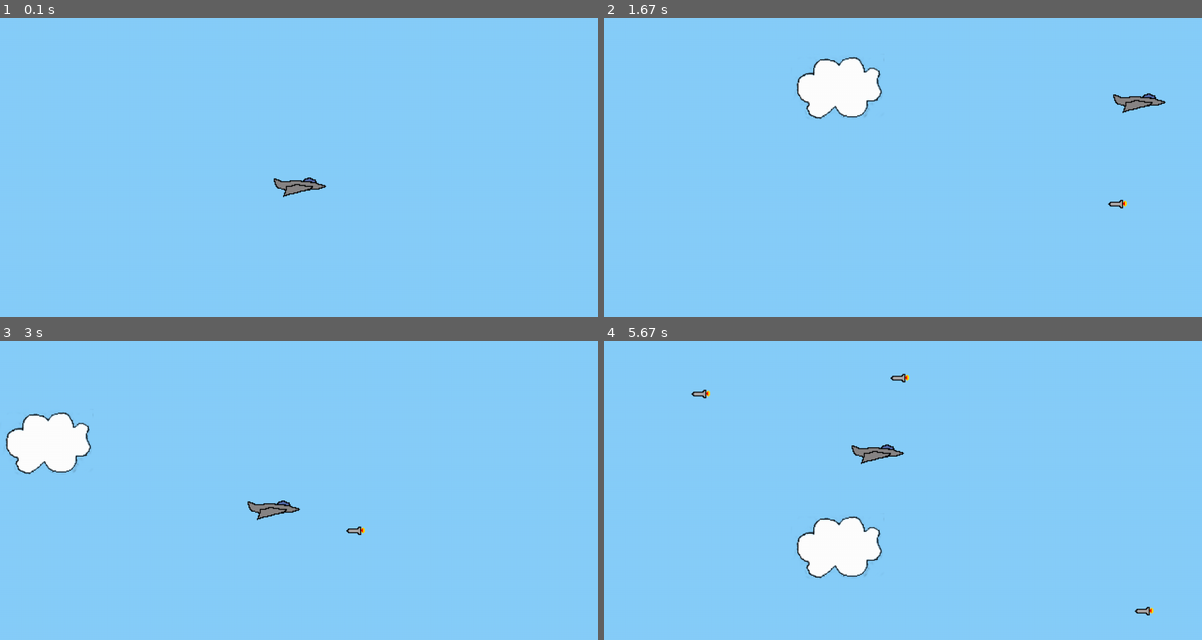
Above: before the commit, frames 1-4 (two rows, left to right).
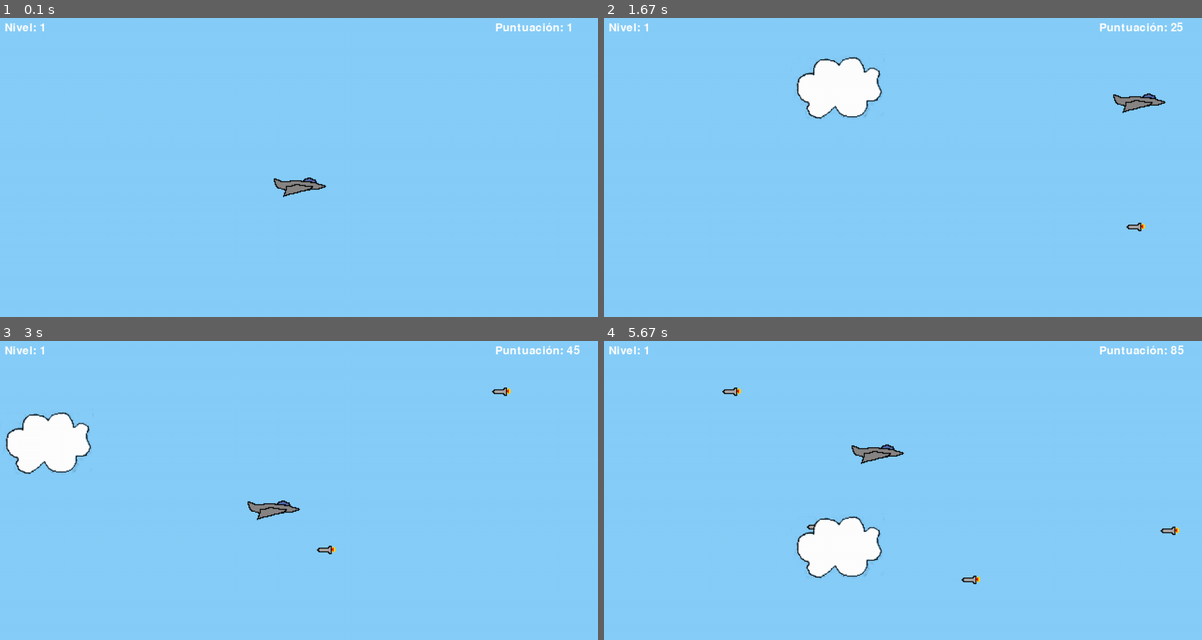
Above: after the commit, the same moments.

Repository: AinhoaAyoroa/Ayoroa_Ainhoa_DI2425
Game: pygame game, started from unidad1/pygame/main.py
The game is run twice, just before and just after one commit, with the same random seed, the same clock (stepped at 60 frames per second) and the same inputs.
Inputs:
- Up to frame 1 (0.1 s): no input
- Up to frame 2 (1.67 s): hold Right 0.33-0.8 s; hold Up 0.83-1.13 s; hold Right 1.17-1.63 s
- Up to frame 3 (3 s): hold Left 1.67-2.2 s; hold Down 2.23-2.53 s; hold Left 2.57-2.97 s
- Up to frame 4 (5.67 s): hold Up 3-3.37 s; hold Down 4.07-4.43 s; hold Left 4.47-4.93 s; hold Right 4.97-5.43 s; hold Up from 5.47 s (still down)

The runs differ from the first frame. In frame 1, 0.2% of the frame differs, in the area x 0-96%, y 1-5%; in frame 2, 0.4%; in frame 3, 0.5%; in frame 4, 0.7%, in the area x 0-97%, y 1-92%.

Commit message:
actualización pygame

Diff:
--- /dev/null
+++ b/unidad1/punt_max.txt
@@ -0,0 +1 @@
+3392
--- a/unidad1/pygame/cloud.py
+++ b/unidad1/pygame/cloud.py
@@ -7,15 +7,16 @@
         self.surf = pygame.image.load(cloud_image_path).convert_alpha()
         self.surf = pygame.transform.scale(self.surf,
             (int(self.surf.get_width() * scale_factor),
-             int(self.surf.get_height() * scale_factor)))  # Escalar la imagen de la nube
+             int(self.surf.get_height() * scale_factor)))
         self.rect = self.surf.get_rect(
             center=(
                 screen_width + 20,
                 random.randint(50, screen_height - 50)
             )
         )
+        self.speed = 40  # Definir la velocidad de las nubes
 
     def update(self):
-        self.rect.move_ip(-40, 0)
+        self.rect.move_ip(-self.speed, 0)
         if self.rect.right < 0:
             self.kill()
--- a/unidad1/pygame/enemy.py
+++ b/unidad1/pygame/enemy.py
@@ -2,20 +2,21 @@
 import random
 
 class Enemy(pygame.sprite.Sprite):
-    def __init__(self, missile_image_path, scale_factor, screen_width, screen_height):
+    def __init__(self, missile_image_path, scale_factor, screen_width, screen_height, level):
         super(Enemy, self).__init__()
         self.surf = pygame.image.load(missile_image_path).convert()
         self.surf.set_colorkey((255, 255, 255))
         self.surf = pygame.transform.scale(self.surf,
             (int(self.surf.get_width() * scale_factor),
-             int(self.surf.get_height() * scale_factor)))  # Escalar la imagen
+             int(self.surf.get_height() * scale_factor)))
         self.rect = self.surf.get_rect(
             center=(
                 random.randint(screen_width + 20, screen_width + 100),
                 random.randint(80, screen_height - 80),
             )
         )
-        self.speed = random.randint(30, 50)
+
+        self.speed = random.randint(1 + (level * 2), 10 + (level * 2))
 
     def update(self):
         self.rect.move_ip(-self.speed, 0)
--- a/unidad1/pygame/main.py
+++ b/unidad1/pygame/main.py
@@ -14,34 +14,32 @@
         pygame.init()
         pygame.mixer.init()
 
-        # obtengo la ruta del directorio del archivo actual
         BASE_DIR = os.path.dirname(os.path.abspath(__file__))
         SOUND_DIR = os.path.join(BASE_DIR, "sound")
 
-        # cargar y reproducir música de fondo
+        self.level = 1
+        self.enemy_spawn_time = 1000
+
         pygame.mixer.music.load(os.path.join(SOUND_DIR, "Apoxode_-_Electric_1.ogg"))
         pygame.mixer.music.play(loops=-1)
 
-        # cargar sonidos
         self.move_up_sound = pygame.mixer.Sound(os.path.join(SOUND_DIR, "Rising_putter.ogg"))
         self.move_down_sound = pygame.mixer.Sound(os.path.join(SOUND_DIR, "Falling_putter.ogg"))
         self.collision_sound = pygame.mixer.Sound(os.path.join(SOUND_DIR, "Collision.ogg"))
 
-        # definir las rutas de las imágenes como atributos de clase
         self.JET_IMAGE_PATH = os.path.join(BASE_DIR, "resources", "jet.png")
         self.CLOUD_IMAGE_PATH = os.path.join(BASE_DIR, "resources", "cloud.png")
         self.MISSILE_IMAGE_PATH = os.path.join(BASE_DIR, "resources", "missile.png")
+        self.NIGHT_IMAGE_PATH = os.path.join(BASE_DIR, "resources", "night.png")
 
-        # obtener dimensiones de la pantalla
         info = pygame.display.Info()
         self.SCREEN_WIDTH = info.current_w
         self.SCREEN_HEIGHT = info.current_h
         self.SCALE_FACTOR = 2
 
-        self.screen = pygame.display.set_mode((self.SCREEN_WIDTH, self.SCREEN_HEIGHT), pygame.FULLSCREEN)
+        self.screen = pygame.display.set_mode((self.SCREEN_WIDTH, self.SCREEN_HEIGHT))
 
         self.clock = pygame.time.Clock()
-
 
         self.player = Player(self.JET_IMAGE_PATH, self.SCALE_FACTOR, self.SCREEN_WIDTH, self.SCREEN_HEIGHT)
         self.player.set_sounds(self.move_up_sound, self.move_down_sound)
@@ -49,51 +47,92 @@
         self.clouds = pygame.sprite.Group()
         self.all_sprites = pygame.sprite.Group()
         self.all_sprites.add(self.player)
+
         self.ADDENEMY = pygame.USEREVENT + 1
-        pygame.time.set_timer(self.ADDENEMY, 500)
+        pygame.time.set_timer(self.ADDENEMY, self.enemy_spawn_time)
         self.ADDCLOUD = pygame.USEREVENT + 2
         pygame.time.set_timer(self.ADDCLOUD, 1000)
 
+        self.day_night_cycle = 20000
+        self.time_elapsed = 0
+        self.day = True
+
+        self.max_score = 0
+        if os.path.exists('punt_max.txt'):
+            with open('punt_max.txt', 'r') as file:
+                self.max_score = int(file.read().strip())
+
+        self.night_background = pygame.image.load(self.NIGHT_IMAGE_PATH).convert()
+        self.night_background = pygame.transform.scale(self.night_background, (self.SCREEN_WIDTH, self.SCREEN_HEIGHT))
+
     def run(self):
         running = True
+        score = 0
         while running:
+            self.time_elapsed += self.clock.get_time()
+
+            if self.time_elapsed >= self.day_night_cycle:
+                self.day = not self.day
+                self.time_elapsed = 0
+
             for event in pygame.event.get():
                 if event.type == KEYDOWN and event.key == K_ESCAPE:
                     running = False
                 elif event.type == QUIT:
                     running = False
                 elif event.type == self.ADDENEMY:
-                    # Crear enemigo usando el atributo de clase MISSILE_IMAGE_PATH
-                    new_enemy = Enemy(self.MISSILE_IMAGE_PATH, self.SCALE_FACTOR, self.SCREEN_WIDTH, self.SCREEN_HEIGHT)
+                    new_enemy = Enemy(self.MISSILE_IMAGE_PATH, self.SCALE_FACTOR, self.SCREEN_WIDTH, self.SCREEN_HEIGHT, self.level)
                     self.enemies.add(new_enemy)
                     self.all_sprites.add(new_enemy)
                 elif event.type == self.ADDCLOUD:
-                    # Crear nube usando el atributo de clase CLOUD_IMAGE_PATH
                     new_cloud = Cloud(self.CLOUD_IMAGE_PATH, self.SCALE_FACTOR, self.SCREEN_WIDTH, self.SCREEN_HEIGHT)
                     self.clouds.add(new_cloud)
                     self.all_sprites.add(new_cloud)
 
             pressed_keys = pygame.key.get_pressed()
-
             self.player.update(pressed_keys)
             self.enemies.update()
             self.clouds.update()
 
-            # azul claro de fondo
-            self.screen.fill((135, 206, 250))
+            if self.day:
+                self.screen.fill((135, 206, 250))
+            else:
+                self.screen.blit(self.night_background, (0, 0))
 
-            # dibujar todas las entidades
+            score += 0.5
+            tablero_score = pygame.font.Font(None, 35)
+            img_puntos = tablero_score.render(f'Puntuación: {int(score)}', True, (255, 255, 255))
+            marco_puntos = img_puntos.get_rect()
+            marco_puntos.left = self.SCREEN_WIDTH - 220
+            marco_puntos.top = 10
+
+            level_display = tablero_score.render(f'Nivel: {self.level}', True, (255, 255, 255))
+            marco_nivel = level_display.get_rect()
+            marco_nivel.left = 10
+            marco_nivel.top = 10
+
             for entity in self.all_sprites:
                 self.screen.blit(entity.surf, entity.rect)
 
-            # comprobar colisiones
             if pygame.sprite.spritecollideany(self.player, self.enemies):
                 self.collision_sound.play()
                 self.player.kill()
                 running = False
 
+            self.screen.blit(img_puntos, marco_puntos)
+            self.screen.blit(level_display, marco_nivel)
             pygame.display.flip()
             self.clock.tick(30)
+
+            if score >= 500 * self.level:
+                self.level += 1
+                self.enemy_spawn_time = max(500 - self.level * 50, 100)
+                pygame.time.set_timer(self.ADDENEMY, self.enemy_spawn_time)
+
+        if score > self.max_score:
+            with open('punt_max.txt', 'w') as file:
+                file.write(str(int(score)))
+                self.max_score = score
 
         pygame.mixer.music.stop()
         pygame.mixer.quit()
--- a/unidad1/pygame/player.py
+++ b/unidad1/pygame/player.py
@@ -26,7 +26,6 @@
         self.move_down_sound = move_down_sound
 
     def update(self, pressed_keys):
-        # Aumentar velocidad de movimiento del jugador a 20
         if pressed_keys[K_UP]:
             self.rect.move_ip(0, -20)
             self.move_up_sound.play()
@@ -38,7 +37,6 @@
         if pressed_keys[K_RIGHT]:
             self.rect.move_ip(20, 0)
 
-        # Mantener al jugador dentro de los límites de la pantalla con un margen
         MARGIN = 74
         if self.rect.left < MARGIN:
             self.rect.left = MARGIN
Binary file added: unidad1/pygame/resources/night.png
Not shown, changed: .gitignore
